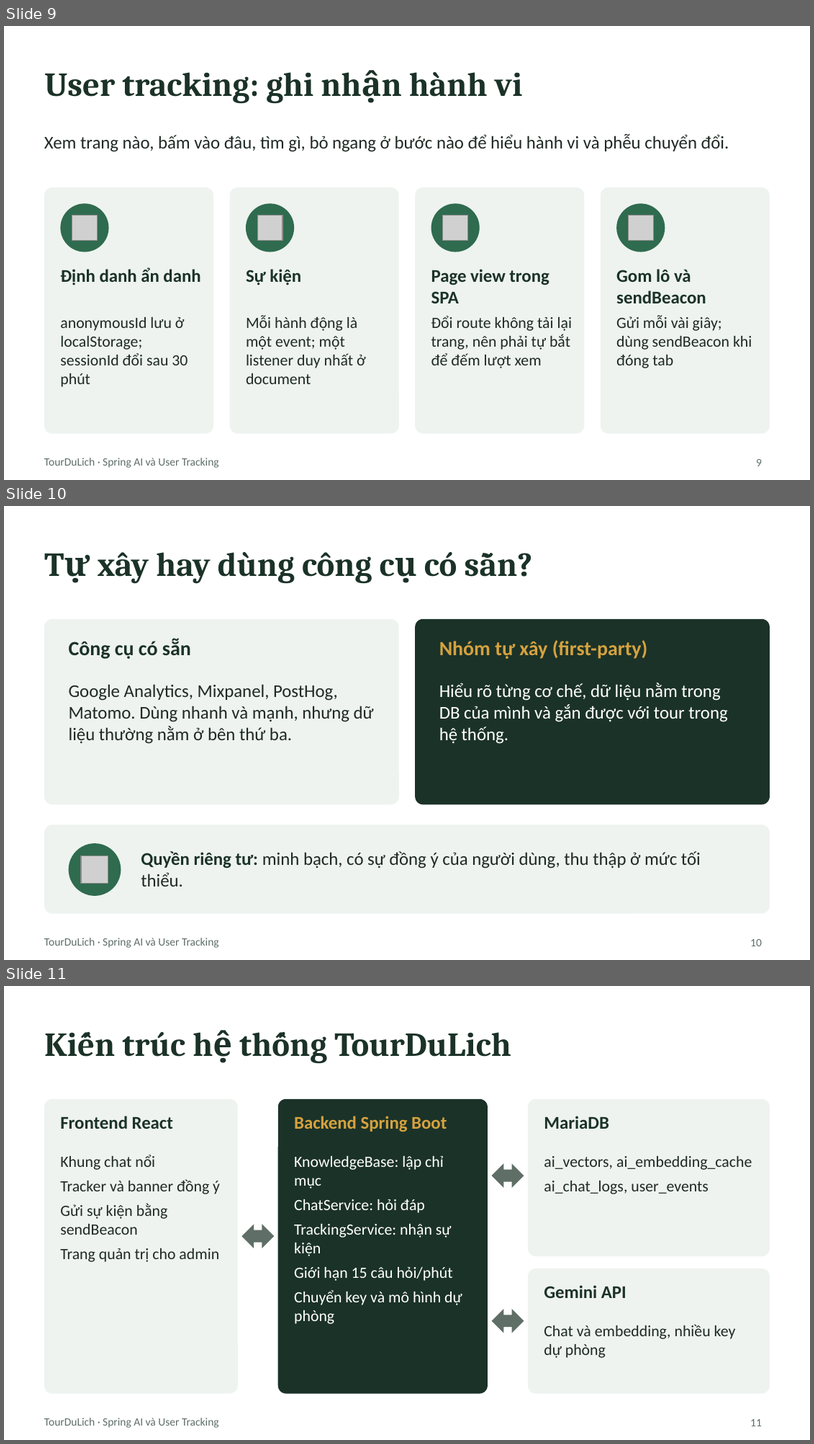
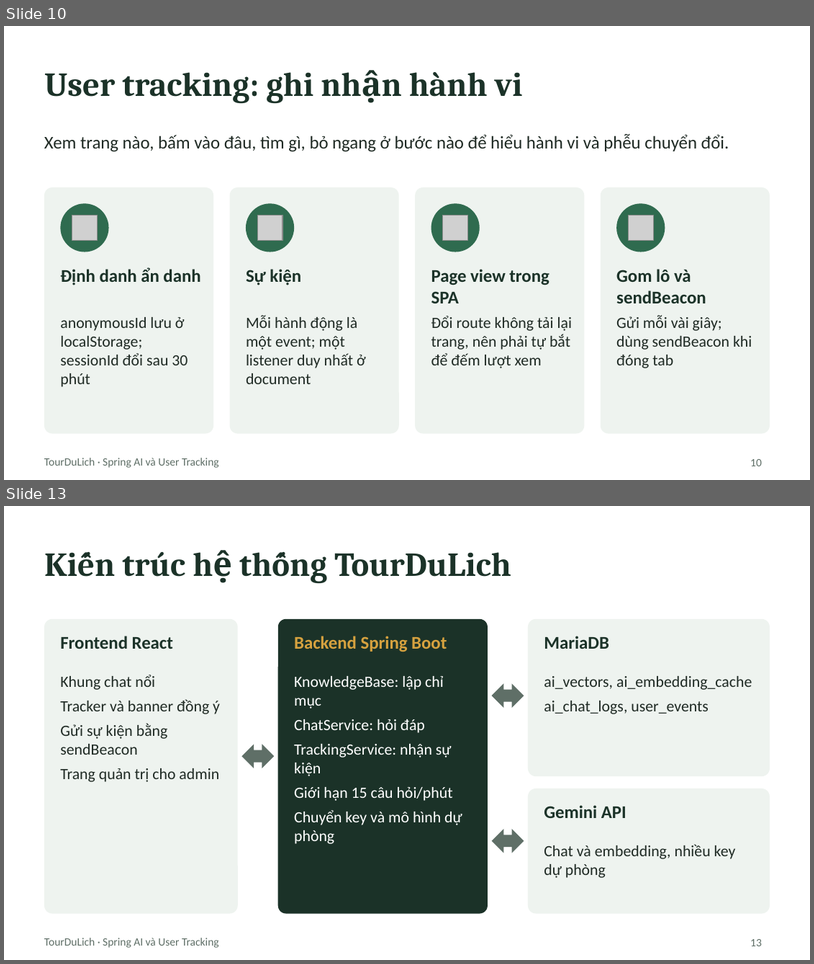
Before and after one commit to VanDiem2911/TourDuLich, a slide deck: docs/THUYET_TRINH_SpringAI_UserTracking.pptx. Shown one above the other, each under a label of ours: slides 9, 10 and 11 before the commit, slides 10 and 13 after it; the slides between them are not shown. The pictures are 814x1444 and 814x964 pixels, drawn with LibreOffice and Linux fonts; fonts in the diff are those of the drawing; grey boxes stand for pictures. Boxes give left, top, right and bottom in pixels: in the first picture for what was removed or moved away, otherwise in the second. Text is boxed around its words. In the diff, an @@ line names an element or a change of style, - is before the commit and + after.

```diff
--- a/docs/THUYET_TRINH_SpringAI_UserTracking.pptx
+++ b/docs/THUYET_TRINH_SpringAI_UserTracking.pptx
@@ slide 10 removed at box(4, 506, 810, 960), background #FFFFFF; not listed: 1 template element that a slide beside it also shows @@
@@ title removed at box(98, 552, 457, 583) @@
-Tự xây hay dùng công cụ có sẵn?
@@ rounded rectangle removed at box(44, 619, 399, 804) @@
@@ rounded rectangle removed at box(415, 619, 770, 804) @@
@@ text removed at box(69, 638, 191, 659) @@
-Công cụ có sẵn
@@ text removed at box(440, 640, 648, 659) @@
-Nhóm tự xây (first-party)
@@ text removed at box(69, 684, 374, 744) @@
-Google Analytics, Mixpanel, PostHog, Matomo. Dùng nhanh và mạnh, nhưng dữ liệu thường nằm ở bên thứ ba.
@@ text removed at box(440, 682, 728, 744) @@
-Hiểu rõ từng cơ chế, dữ liệu nằm trong DB của mình và gắn được với tour trong hệ thống.
@@ rounded rectangle removed at box(44, 824, 770, 914) @@
@@ ellipse removed at box(69, 843, 121, 896) @@
@@ text removed at box(141, 851, 701, 886) @@
-Quyền riêng tư: minh bạch, có sự đồng ý của người dùng, thu thập ở mức tối thiểu.
@@ picture removed at box(82, 856, 109, 883) @@
@@ page number removed at box(751, 939, 762, 946) @@
-10
@@ what was slide 9 is now slide 10 @@
@@ page number at box(751, 459, 762, 466): text changed @@
-9
+10
@@ what was slide 11 is now slide 13 @@
@@ page number at box(751, 939, 762, 946): text changed @@
-11
+13
```
Also in this commit, not shown: 1 slide changed.
